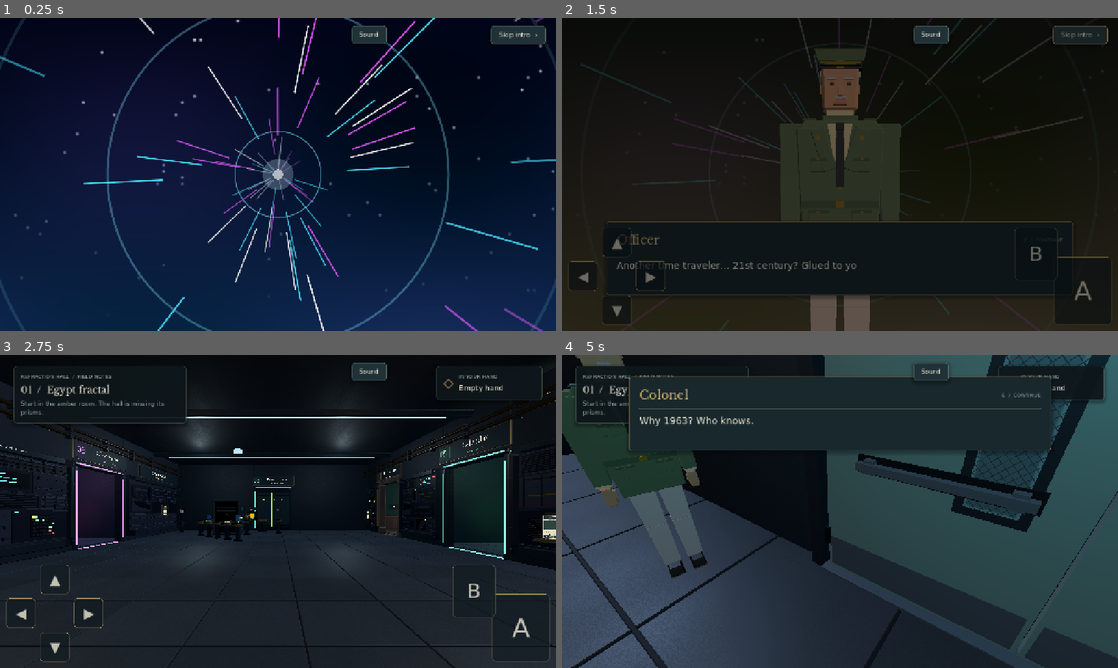
Above: before the commit, frames 1-4 (two rows, left to right).
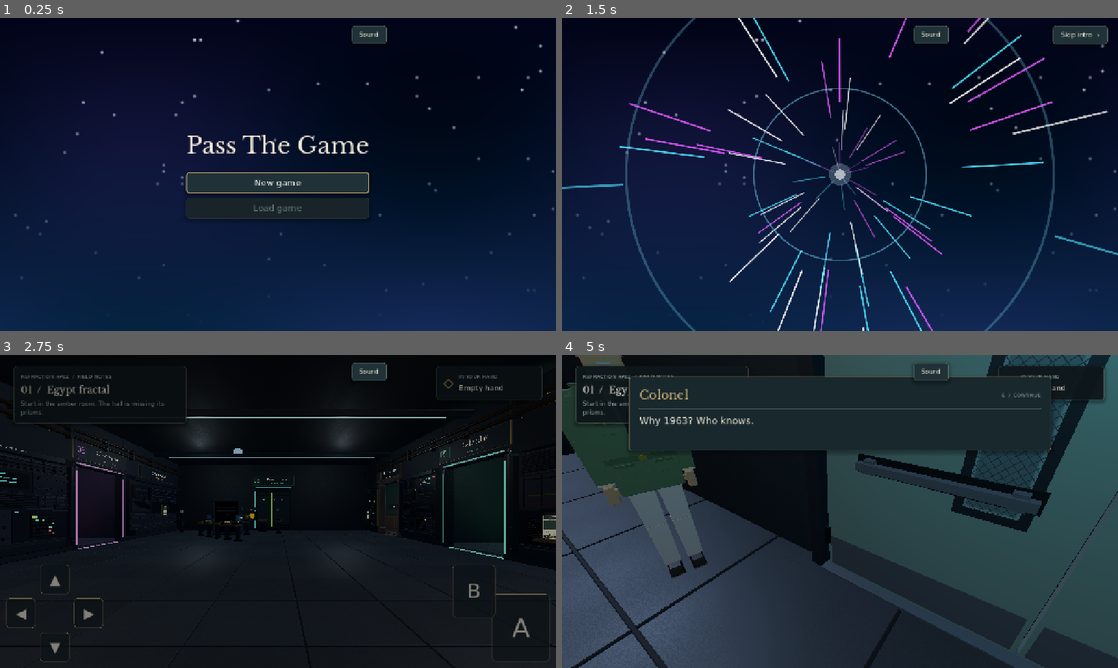
Above: after the commit, the same moments.

Repository: amberwhitehead/pass-the-game
Game: Godot game, scene res://scenes/title/title.tscn
Same seed, same stepped clock (60 frames per second), same inputs: the game is played once before the commit and once after it. Before the commit the project starts from res://scenes/intro/intro.tscn.
Inputs (mouse positions are in pixels of both pictures, inside the frame that each line leads up to):
- Up to frame 1 (0.25 s): no input
- Up to frame 2 (1.5 s): click (840, 183) at 0.5 s, where only the run after the commit has a clickable "New game"; click "Skip intro ›" at 1.25 s
- Up to frame 3 (2.75 s): click (517, 370) at 2 s, where only the run after the commit has a clickable "Skip intro ›"
- Up to frame 4 (5 s): tap Enter at 2.75 s; move the mouse to (962, 495) at 2.77 s; hold Right (move_right) 2.78-3.5 s; hold E (interact) 2.78-3.5 s; click (962, 495) at 2.92 s; tap Space at 3.02 s; drag from (728, 527) to (812, 574) at 3.52 s; move the mouse to (895, 442) at 4.27 s; hold Right (move_right) from 4.28 s (still down); tap F at 4.35 s; click (895, 442) at 4.42 s

The runs differ from the first frame. In frame 1, 7.8% of the frame differs, in the area x 0-100%, y 0-100%; in frame 2, 69%; in frame 3, 2.4%; in frame 4, 0.4%.

Commit message:
Add a title screen with Continue, New game and Load game slots
The title screen is now the main scene. Continue resumes the most
recently saved of three slots, New game takes the first empty slot
(or asks which to replace, confirmed by a second press) and plays the
intro, and Load game lists each slot's progress and last-played time.

Saves move from one file to user://save_slot_N.cfg with a saved_at
time. A pre-slot savegame.cfg moves into an empty slot 1. The intro
returns to its original Skip-only version. save_game_test now covers
slots and the title screen (32 checks) using its own slot files.

Co-Authored-By: Claude Opus 5.5 <noreply@anthropic.com>

Diff:
--- a/godot/autoload/game.gd
+++ b/godot/autoload/game.gd
@@ -12,10 +12,10 @@
 var flags: Dictionary = {}
 var completed_minigames: Dictionary = {}  # id -> best result Dictionary
 var collected_cards: Array[String] = []  # Discoveries; independent of carried puzzle items.
-## Off until the intro starts or continues a game, so tests and single-scene runs
-## never read or overwrite the player's save.
+## Off until the title screen starts or loads a game, so tests and single-scene runs
+## never read or overwrite the player's saves.
 var autosave := false
-var save_path := SaveGame.PATH
+var save_path := ""  # The active slot's file; empty until a game starts or loads.
 var _save_timer: Timer
 
 
@@ -34,14 +34,24 @@
 
 
 func has_save() -> bool:
-	return SaveGame.exists(save_path)
+	return save_path != "" and SaveGame.exists(save_path)
 
 
-## Restores saved progress and turns on autosave. Returns false if there is no usable save.
-func continue_saved() -> bool:
-	var state := SaveGame.read(save_path)
+func load_slot(slot: int) -> bool:
+	return continue_saved(SaveGame.slot_path(slot))
+
+
+func new_game(slot: int) -> void:
+	start_new(SaveGame.slot_path(slot))
+
+
+## Restores saved progress and autosaves there from now on. Returns false if there is no usable save.
+func continue_saved(path := save_path) -> bool:
+	var state := SaveGame.read(path)
 	if state.is_empty():
 		return false
+	_flush_pending()
+	save_path = path
 	flags = (state.get("flags", {}) as Dictionary).duplicate(true)
 	completed_minigames = (state.get("completed_minigames", {}) as Dictionary).duplicate(true)
 	collected_cards.assign(state.get("collected_cards", []))
@@ -49,18 +59,20 @@
 	return true
 
 
-## Clears progress, erases the save and turns on autosave.
-func start_new() -> void:
+## Clears progress and starts a fresh save at path, replacing anything there.
+func start_new(path := save_path) -> void:
+	_flush_pending()
+	save_path = path
 	flags.clear()
 	completed_minigames.clear()
 	collected_cards.clear()
-	SaveGame.erase(save_path)
 	autosave = true
+	save_now()
 
 
 func save_now() -> void:
 	_save_timer.stop()
-	if autosave:
+	if autosave and save_path != "":
 		SaveGame.write({"flags": flags, "completed_minigames": completed_minigames,
 			"collected_cards": collected_cards}, save_path)
 
@@ -70,10 +82,15 @@
 		_save_timer.start(SAVE_DELAY)
 
 
+## Writes a pending autosave to the current slot before switching to another.
+func _flush_pending() -> void:
+	if _save_timer != null and not _save_timer.is_stopped():
+		save_now()
+
+
 func _notification(what: int) -> void:
-	if what in [NOTIFICATION_WM_CLOSE_REQUEST, NOTIFICATION_APPLICATION_FOCUS_OUT, NOTIFICATION_APPLICATION_PAUSED] \
-			and _save_timer != null and not _save_timer.is_stopped():
-		save_now()
+	if what in [NOTIFICATION_WM_CLOSE_REQUEST, NOTIFICATION_APPLICATION_FOCUS_OUT, NOTIFICATION_APPLICATION_PAUSED]:
+		_flush_pending()
 
 
 func _ready() -> void:
--- a/godot/autoload/save_game.gd
+++ b/godot/autoload/save_game.gd
@@ -1,25 +1,45 @@
 extends RefCounted
-## Progress on disk. Game owns the state and decides when to save; this file only
-## reads and writes it. On the Web, user:// is kept in the browser's IndexedDB.
+## Progress on disk, one file per slot. Game owns the state and decides when to save;
+## this file only reads, writes and summarizes it. On the Web, user:// is kept in the
+## browser's IndexedDB.
 
-const PATH := "user://savegame.cfg"
+const DeckProgression := preload("res://minigames/cards/deck_progression.gd")
+const SLOTS := 3
 const VERSION := 1
 
+const DEFAULT_PREFIX := "user://save_slot_"
+const LEGACY_PATH := "user://savegame.cfg"  # The single save before slots existed.
 
-static func exists(path := PATH) -> bool:
+## Tests point this elsewhere so they never touch the player's saves.
+static var slot_prefix := DEFAULT_PREFIX
+
+
+## Moves a pre-slot save into an empty slot 1. Only touches the player's real saves.
+static func adopt_legacy() -> void:
+	if slot_prefix != DEFAULT_PREFIX or not exists(LEGACY_PATH) or exists(slot_path(0)):
+		return
+	DirAccess.rename_absolute(ProjectSettings.globalize_path(LEGACY_PATH), ProjectSettings.globalize_path(slot_path(0)))
+
+
+static func slot_path(slot: int) -> String:
+	return "%s%d.cfg" % [slot_prefix, slot + 1]
+
+
+static func exists(path: String) -> bool:
 	return FileAccess.file_exists(path)
 
 
-static func write(state: Dictionary, path := PATH) -> Error:
+static func write(state: Dictionary, path: String) -> Error:
 	var config := ConfigFile.new()
 	config.set_value("meta", "version", VERSION)
+	config.set_value("meta", "saved_at", int(Time.get_unix_time_from_system()))
 	for key: String in state:
 		config.set_value("progress", key, state[key])
 	return config.save(path)
 
 
 ## Returns an empty Dictionary for a missing, unreadable or incompatible save.
-static func read(path := PATH) -> Dictionary:
+static func read(path: String) -> Dictionary:
 	var config := ConfigFile.new()
 	if config.load(path) != OK or int(config.get_value("meta", "version", 0)) != VERSION:
 		return {}
@@ -30,6 +50,49 @@
 	return state
 
 
-static func erase(path := PATH) -> void:
+## Unix time of the last write, or 0 for a missing or incompatible save.
+static func saved_at(path: String) -> int:
+	var config := ConfigFile.new()
+	if config.load(path) != OK or int(config.get_value("meta", "version", 0)) != VERSION:
+		return 0
+	return int(config.get_value("meta", "saved_at", FileAccess.get_modified_time(path)))
+
+
+static func erase(path: String) -> void:
 	if exists(path):
 		DirAccess.remove_absolute(ProjectSettings.globalize_path(path))
+
+
+## The most recently saved slot, or -1 when no slot holds a usable save.
+static func latest_slot() -> int:
+	var best := -1
+	var best_time := 0
+	for slot in SLOTS:
+		var time := saved_at(slot_path(slot))
+		if time > best_time:
+			best = slot
+			best_time = time
+	return best
+
+
+static func first_empty_slot() -> int:
+	for slot in SLOTS:
+		if saved_at(slot_path(slot)) == 0:
+			return slot
+	return -1
+
+
+## A short progress line for the slot list, e.g. "Egypt ✓ · Door 2 open · 3/5 cards".
+static func describe(state: Dictionary) -> String:
+	var flags: Dictionary = state.get("flags", {})
+	var wins: Dictionary = state.get("completed_minigames", {})
+	var parts: Array[String] = []
+	for entry: Array in [["newton", "Egypt"], ["turing", "Roman Flow"], ["cards", "Little Brother"], ["cards_older", "Older Brother"]]:
+		if wins.has(entry[0]):
+			parts.append("%s ✓" % entry[1])
+	if flags.get("escape_prism_solved", false):
+		parts.append("Door 2 open")
+	var cards: Array = state.get("collected_cards", [])
+	if not cards.is_empty():
+		parts.append("%d/%d cards" % [cards.size(), DeckProgression.COLLECTIBLES.size()])
+	return " · ".join(parts) if not parts.is_empty() else "Just started"
--- a/godot/project.godot
+++ b/godot/project.godot
@@ -11,7 +11,7 @@
 [application]
 
 config/name="Pass The Game"
-run/main_scene="res://scenes/intro/intro.tscn"
+run/main_scene="res://scenes/title/title.tscn"
 config/features=PackedStringArray("4.7", "GL Compatibility")
 config/icon="res://icon.svg"
 
--- a/godot/scenes/intro/intro.gd
+++ b/godot/scenes/intro/intro.gd
@@ -34,7 +34,6 @@
 var _tween: Tween
 var _fx_tween: Tween
 var _starting := false
-var _new_game: Button
 
 
 func _ready() -> void:
@@ -71,12 +70,16 @@
 	_speaker = _panel.speaker
 	_label = _panel.copy
 
-	var saved := Game.has_save()
-	var skip := _corner_button("Continue  ›" if saved else "Skip intro  ›", 18)
+	var skip := Button.new()
+	skip.text = "Skip intro  ›"
+	skip.add_theme_font_size_override("font_size", 15)
+	skip.set_anchors_preset(PRESET_TOP_RIGHT)
+	skip.offset_left = -150
+	skip.offset_top = 18
+	skip.offset_bottom = 56
+	skip.offset_right = -24
 	skip.pressed.connect(_start_game)
-	if saved:
-		_new_game = _corner_button("New game", 64)
-		_new_game.pressed.connect(_on_new_game)
+	add_child(skip)
 
 	_next_page()
 
@@ -134,38 +137,10 @@
 	_next_page()
 
 
-func _corner_button(text: String, top: float) -> Button:
-	var button := Button.new()
-	button.text = text
-	button.add_theme_font_size_override("font_size", 15)
-	button.set_anchors_preset(PRESET_TOP_RIGHT)
-	button.offset_left = -150
-	button.offset_top = top
-	button.offset_bottom = top + 38
-	button.offset_right = -24
-	add_child(button)
-	return button
-
-
-## Erasing progress takes a second press.
-func _on_new_game() -> void:
-	if _starting:
-		return
-	if _new_game.text == "New game":
-		_new_game.text = "Erase progress?"
-		_new_game.offset_left = -190
-		return
-	Game.start_new()
-	_start_game()
-
-
-## Skipping or finishing the story continues a saved game when there is one.
 func _start_game() -> void:
 	if _starting:
 		return
 	_starting = true
-	if not Game.autosave and not Game.continue_saved():
-		Game.start_new()
 	TouchControls.set_enabled(true)
 	SceneManager.change_scene(ROOM_SCENE)
 
--- /dev/null
+++ b/godot/scenes/title/title.gd
@@ -0,0 +1,166 @@
+extends Control
+## Title screen: Continue the latest save, start a New game in a free slot, or Load a slot.
+## Starting or loading here is what turns on autosave (see Game.autosave).
+
+const Style := preload("res://ui/game_style.gd")
+const SaveGame := preload("res://autoload/save_game.gd")
+const INTRO_SCENE := "res://scenes/intro/intro.tscn"
+const ROOM_SCENE := "res://scenes/room/room.tscn"
+const MONTHS := ["Jan", "Feb", "Mar", "Apr", "May", "Jun", "Jul", "Aug", "Sep", "Oct", "Nov", "Dec"]
+
+var continue_button: Button
+var new_button: Button
+var load_button: Button
+var slot_buttons: Array[Button] = []
+var _menu: VBoxContainer
+var _slots: PanelContainer
+var _slots_heading: Label
+var _back: Button
+var _overwriting := false  # The slot list replaces a save instead of loading one.
+var _confirm_slot := -1
+var _leaving := false
+
+
+func _ready() -> void:
+	theme = Style.theme()
+	TouchControls.set_enabled(false)
+	SaveGame.adopt_legacy()
+	set_anchors_preset(PRESET_FULL_RECT)
+	var bg := ColorRect.new()
+	bg.set_anchors_preset(PRESET_FULL_RECT)
+	bg.mouse_filter = MOUSE_FILTER_IGNORE
+	var material := ShaderMaterial.new()
+	material.shader = load("res://shaders/story_bg.gdshader")
+	material.set_shader_parameter("top_color", Color(0.01, 0.02, 0.1))
+	material.set_shader_parameter("bottom_color", Color(0.05, 0.15, 0.3))
+	material.set_shader_parameter("stars", 1.0)
+	bg.material = material
+	add_child(bg)
+
+	var center := CenterContainer.new()
+	center.set_anchors_preset(PRESET_FULL_RECT)
+	add_child(center)
+	var column := VBoxContainer.new()
+	column.alignment = BoxContainer.ALIGNMENT_CENTER
+	column.add_theme_constant_override("separation", 28)
+	center.add_child(column)
+	var title := Style.label("Pass The Game", 54, Style.PAPER, true)
+	title.horizontal_alignment = HORIZONTAL_ALIGNMENT_CENTER
+	column.add_child(title)
+
+	_menu = VBoxContainer.new()
+	_menu.custom_minimum_size.x = 300
+	column.add_child(_menu)
+	continue_button = _button(_menu, "Continue", _continue)
+	new_button = _button(_menu, "New game", _new_game)
+	load_button = _button(_menu, "Load game", _show_slots.bind(false))
+
+	_slots = PanelContainer.new()
+	_slots.custom_minimum_size.x = 480
+	column.add_child(_slots)
+	var list := VBoxContainer.new()
+	_slots.add_child(list)
+	_slots_heading = Style.label("", 22, Style.GOLD, true)
+	list.add_child(_slots_heading)
+	for slot in SaveGame.SLOTS:
+		var button := _button(list, "", _choose_slot.bind(slot))
+		button.alignment = HORIZONTAL_ALIGNMENT_LEFT
+		slot_buttons.append(button)
+	_back = _button(list, "Back", _show_menu)
+	_show_menu()
+
+
+func _button(parent: Control, text: String, action: Callable) -> Button:
+	var button := Button.new()
+	button.text = text
+	button.add_theme_font_size_override("font_size", 20)
+	button.pressed.connect(action)
+	parent.add_child(button)
+	return button
+
+
+func _show_menu() -> void:
+	_slots.hide()
+	_menu.show()
+	var latest := SaveGame.latest_slot()
+	continue_button.visible = latest >= 0
+	load_button.disabled = latest < 0
+	(continue_button if latest >= 0 else new_button).grab_focus()
+
+
+## Lists every slot. Loading skips empty slots; overwriting asks for a second press.
+func _show_slots(overwriting: bool) -> void:
+	_overwriting = overwriting
+	_confirm_slot = -1
+	_slots_heading.text = "Choose a slot to replace" if overwriting else "Load game"
+	_refresh_slots()
+	_menu.hide()
+	_slots.show()
+	for button in slot_buttons:
+		if not button.disabled:
+			button.grab_focus()
+			return
+	_back.grab_focus()
+
+
+func _refresh_slots() -> void:
+	for slot in SaveGame.SLOTS:
+		var path := SaveGame.slot_path(slot)
+		var time := SaveGame.saved_at(path)
+		var button := slot_buttons[slot]
+		if time == 0:
+			button.text = "Slot %d  ·  Empty" % (slot + 1)
+		elif slot == _confirm_slot:
+			button.text = "Replace slot %d? Press again to erase it" % (slot + 1)
+		else:
+			button.text = "Slot %d  ·  %s\n%s" % [slot + 1, SaveGame.describe(SaveGame.read(path)), _when(time)]
+		button.disabled = time == 0 and not _overwriting
+
+
+func _continue() -> void:
+	var latest := SaveGame.latest_slot()
+	if latest >= 0 and Game.load_slot(latest):
+		_go(ROOM_SCENE)
+
+
+func _new_game() -> void:
+	var slot := SaveGame.first_empty_slot()
+	if slot < 0:
+		_show_slots(true)
+		return
+	Game.new_game(slot)
+	_go(INTRO_SCENE)
+
+
+func _choose_slot(slot: int) -> void:
+	if not _overwriting:
+		if Game.load_slot(slot):
+			_go(ROOM_SCENE)
+		return
+	if SaveGame.saved_at(SaveGame.slot_path(slot)) != 0 and _confirm_slot != slot:
+		_confirm_slot = slot
+		_refresh_slots()
+		return
+	Game.new_game(slot)
+	_go(INTRO_SCENE)
+
+
+func _go(scene: String) -> void:
+	if _leaving:
+		return
+	_leaving = true
+	Sound.play("confirm", self)
+	SceneManager.change_scene(scene)
+
+
+func _unhandled_input(event: InputEvent) -> void:
+	if _slots.visible and event.is_action_pressed("back"):
+		get_viewport().set_input_as_handled()
+		_show_menu()
+
+
+## "Nov 17, 15:40" in local time.
+static func _when(unix: int) -> String:
+	var bias := int(Time.get_time_zone_from_system().get("bias", 0)) * 60
+	var t := Time.get_datetime_dict_from_unix_time(unix + bias)
+	return "%s %d, %02d:%02d" % [MONTHS[t.month - 1], t.day, t.hour, t.minute]
--- /dev/null
+++ b/godot/scenes/title/title.tscn
@@ -0,0 +1,10 @@
+[gd_scene load_steps=2 format=3]
+
+[ext_resource type="Script" path="res://scenes/title/title.gd" id="1"]
+
+[node name="Title" type="Control"]
+layout_mode = 3
+anchors_preset = 15
+anchor_right = 1.0
+anchor_bottom = 1.0
+script = ExtResource("1")
--- a/godot/tests/save_game_test.gd
+++ b/godot/tests/save_game_test.gd
@@ -1,8 +1,8 @@
 extends SceneTree
-## Save file round trips, autosave gating and debouncing, and continue/new game.
-## Uses its own file, so the player's real save is never read or replaced.
+## Save file round trips, slots, autosave gating and batching, and the title screen.
+## Uses its own slot files, so the player's real saves are never read or replaced.
 const SaveGame := preload("res://autoload/save_game.gd")
-const TEST_PATH := "user://savegame_test.cfg"
+const TITLE := "res://scenes/title/title.tscn"
 var checks := 0
 var failures := 0
 var _game: Node
@@ -14,65 +14,145 @@
 
 func _run() -> void:
 	_game = root.get_node("Game")
-	_game.save_path = TEST_PATH
-	SaveGame.erase(TEST_PATH)
+	SaveGame.slot_prefix = "user://test_save_slot_"
+	_erase_all()
 	_file_format()
+	_slots()
 	await _autosave()
-	SaveGame.erase(TEST_PATH)
+	await _title_screen()
+	_erase_all()
 	_game.autosave = false
-	_game.save_path = SaveGame.PATH
+	_game.save_path = ""
 	print("Save game: %d checks, %d failures" % [checks, failures])
 	quit(1 if failures else 0)
 
 
+func _erase_all() -> void:
+	for slot in SaveGame.SLOTS:
+		SaveGame.erase(SaveGame.slot_path(slot))
+
+
 func _file_format() -> void:
-	check(SaveGame.read(TEST_PATH).is_empty(), "A missing save reads as empty")
+	var path := SaveGame.slot_path(0)
+	check(SaveGame.read(path).is_empty() and SaveGame.saved_at(path) == 0, "A missing save reads as empty")
 	var state := {"flags": {"escape_optics_state": {"head_angles": {"A": 1.5}, "items": ["prism", ""]}},
 		"completed_minigames": {"newton": {"won": true, "pyramids": [{"pos": Vector2(.2, -.1), "color": Color(0, 1, 1)}]},
 			"turing": {"won": true, "route": PackedVector2Array([Vector2(1, 2), Vector2(3, 4)])}},
 		"collected_cards": ["champion", "aegis"]}
-	check(SaveGame.write(state, TEST_PATH) == OK, "Progress writes to disk")
-	check(SaveGame.read(TEST_PATH) == state, "Nested flags, colors, vectors and routes survive a round trip")
+	check(SaveGame.write(state, path) == OK, "Progress writes to disk")
+	check(SaveGame.read(path) == state, "Nested flags, colors, vectors and routes survive a round trip")
+	check(absi(SaveGame.saved_at(path) - int(Time.get_unix_time_from_system())) < 5, "Saves record when they were written")
+	check(SaveGame.describe(state) == "Egypt ✓ · Roman Flow ✓ · 2/5 cards", "Slot summary lists wins and found cards")
+	check(SaveGame.describe({}) == "Just started", "An empty save has a summary")
 	var old := ConfigFile.new()
 	old.set_value("meta", "version", SaveGame.VERSION + 1)
 	old.set_value("progress", "flags", {"escape_prism_solved": true})
-	old.save(TEST_PATH)
-	check(SaveGame.read(TEST_PATH).is_empty(), "A save from another format version is ignored")
-	SaveGame.erase(TEST_PATH)
-	check(not SaveGame.exists(TEST_PATH), "Erase removes the save")
+	old.save(path)
+	check(SaveGame.read(path).is_empty() and SaveGame.saved_at(path) == 0, "A save from another format version is ignored")
+	SaveGame.erase(path)
+	check(not SaveGame.exists(path), "Erase removes the save")
+
+
+func _slots() -> void:
+	check(SaveGame.latest_slot() == -1 and SaveGame.first_empty_slot() == 0, "With no saves, slot 1 is free and nothing continues")
+	_write_at(1, {"flags": {"escape_prism_solved": true}}, 100)
+	_write_at(2, {}, 200)
+	check(SaveGame.latest_slot() == 2, "Continue picks the most recently saved slot")
+	check(SaveGame.first_empty_slot() == 0, "New game uses the first empty slot")
+	_write_at(0, {}, 50)
+	check(SaveGame.first_empty_slot() == -1, "Full slots leave no empty slot")
+	_erase_all()
 
 
 func _autosave() -> void:
 	_game.autosave = false
+	_game.save_path = ""
 	_game.set_flag("room_visited")
 	await create_timer(_save_wait()).timeout
-	check(not _game.has_save(), "Without autosave, changes never touch the disk")
+	check(SaveGame.latest_slot() == -1, "Without autosave, changes never touch the disk")
 
 	_game.flags["stale"] = true
-	_game.start_new()
+	_game.new_game(1)
 	check(_game.autosave and _game.flags.is_empty() and _game.completed_minigames.is_empty() \
 		and _game.collected_cards.is_empty(), "New game clears progress and enables autosave")
+	check(SaveGame.saved_at(SaveGame.slot_path(1)) != 0, "New game claims its slot immediately")
+	var claimed := SaveGame.read(SaveGame.slot_path(1))
 	_game.set_flag("escape_prism_solved")
-	check(not _game.has_save(), "Saving waits briefly so rapid changes batch into one write")
+	check(SaveGame.read(SaveGame.slot_path(1)) == claimed, "Saving waits briefly so rapid changes batch into one write")
 	_game.collect_card("champion")
 	_game.record_win("newton", {"won": true})
 	await create_timer(_save_wait()).timeout
-	check(_game.has_save(), "Autosave writes after changes settle")
+	check(SaveGame.read(SaveGame.slot_path(1)).get("collected_cards", []) == ["champion"], "Autosave writes after changes settle")
 
 	_game.autosave = false
 	_game.flags.clear()
 	_game.completed_minigames.clear()
 	_game.collected_cards.clear()
-	check(_game.continue_saved(), "Continue loads the save")
+	check(_game.load_slot(1), "Loading a slot succeeds")
 	check(_game.flags.get("escape_prism_solved", false) and _game.completed_minigames.has("newton") \
-		and _game.collected_cards == ["champion"], "Continue restores flags, wins and found cards")
+		and _game.collected_cards == ["champion"], "Loading restores flags, wins and found cards")
 	check(_game.collected_cards.get_typed_builtin() == TYPE_STRING, "Found cards keep their typed array")
-	check(_game.autosave, "Continue enables autosave")
+	check(_game.autosave and _game.save_path == SaveGame.slot_path(1), "Loading autosaves back to that slot")
+	check(not _game.load_slot(2), "Loading an empty slot fails")
 
-	_game.start_new()
-	check(not _game.has_save() and _game.collected_cards.is_empty(), "New game erases the existing save")
+	_game.set_flag("pending_change")
+	_game.new_game(0)
+	check(SaveGame.read(SaveGame.slot_path(1)).get("flags", {}).has("pending_change"), "Switching slots writes the pending save first")
+	_game.new_game(1)
+	check(SaveGame.read(SaveGame.slot_path(1)).get("collected_cards", ["x"]).is_empty(), "New game in a used slot replaces it")
 	_game.autosave = false
-	check(not _game.continue_saved(), "Continue reports a missing save")
+	_erase_all()
+
+
+func _title_screen() -> void:
+	var title: Control = await _open_title()
+	check(not title.continue_button.visible and title.load_button.disabled, "With no saves, only New game is offered")
+	title.queue_free()
+	await process_frame
+
+	_write_at(0, {"completed_minigames": {"newton": {"won": true}}}, 100)
+	_write_at(2, {}, 300)
+	title = await _open_title()
+	check(title.continue_button.visible and not title.load_button.disabled, "Saves offer Continue and Load game")
+	check(title.continue_button.has_focus(), "Continue has keyboard and gamepad focus")
+	title.load_button.pressed.emit()
+	check(title.slot_buttons[0].text.begins_with("Slot 1  ·  Egypt ✓") and title.slot_buttons[1].disabled,
+		"Load game lists slot progress and disables empty slots")
+	title._show_menu()
+	title.new_button.pressed.emit()
+	check(_game.save_path == SaveGame.slot_path(1), "New game starts in the first empty slot")
+	title.queue_free()
+	await process_frame
+	_game.autosave = false
+
+	title = await _open_title()
+	title.new_button.pressed.emit()
+	check(title.slot_buttons[0].visible and title._overwriting, "With every slot full, New game asks which slot to replace")
+	title.slot_buttons[0].pressed.emit()
+	check(SaveGame.read(SaveGame.slot_path(0)).has("completed_minigames") and "Replace" in title.slot_buttons[0].text,
+		"Replacing a slot asks for a second press")
+	title.slot_buttons[0].pressed.emit()
+	check(SaveGame.read(SaveGame.slot_path(0)).get("completed_minigames", {"x": 1}).is_empty(), "The second press replaces the slot")
+	title.queue_free()
+	await process_frame
+	_game.autosave = false
+
+
+func _open_title() -> Control:
+	var title: Control = load(TITLE).instantiate()
+	root.add_child(title)
+	await process_frame
+	title._leaving = true  # Exercise the menu without leaving for the intro or hall.
+	return title
+
+
+func _write_at(slot: int, state: Dictionary, time: int) -> void:
+	var path := SaveGame.slot_path(slot)
+	SaveGame.write(state, path)
+	var config := ConfigFile.new()
+	config.load(path)
+	config.set_value("meta", "saved_at", time)
+	config.save(path)
 
 
 func _save_wait() -> float:
Not shown, added: godot/scenes/title/title.gd.uid
